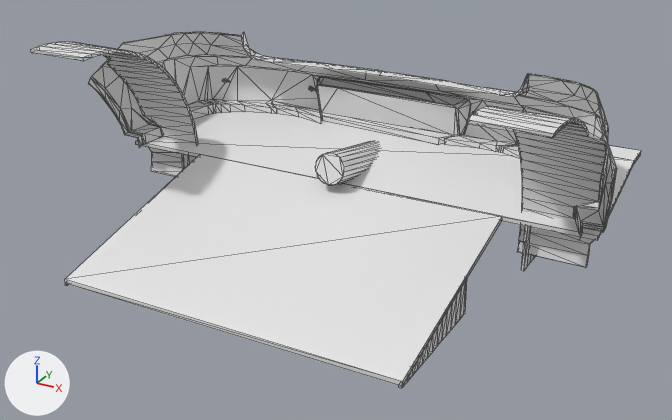
Renders of the glTF model public/parts/wendtStrom_rearBumper_trackWild.glb from each side of a commit.
The view is the same before and after, from a camera (50 mm lens) standing at (1.278, -0.685, 1.413) and looking at (0.057, 1.535, 0.302). Every picture has the same lights, and +X, +Y and +Z are marked at lower left. The picture after the commit comes second. Mesh edges are drawn as thin lines. Where no turn or scale is listed for an object, it has been applied to the vertices. Vertices at exactly the same position are counted once.

Names of what the first picture shows: 'rearBumper_trackWild'.
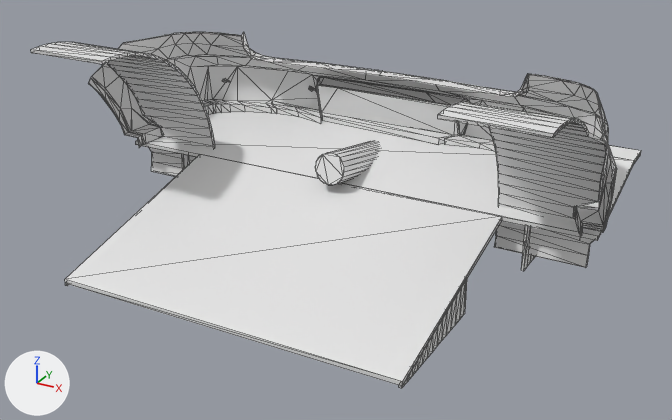
Commit message: Wendt Strom: Track rear bumpers' well liners reach the floor tub

What differs and where, as boxes (x1, y1, x2, y2) in the pictures (672 x 420 px; the box of a moved part takes in the faces that stretch with it):
part 1 of me_wendtstrom_rearbumper_trackwild, moved or reshaped
    before: (467, 106, 606, 268)
    after: (438, 102, 606, 268)
part 2 of me_wendtstrom_rearbumper_trackwild, moved or reshaped
    before: (31, 42, 198, 177)
    after: (31, 42, 215, 177)

The change, as a list of edits to the scene's bpy script:
```text
Change me_wendtstrom_rearbumper_trackwild:
    where me_wendtstrom_rearbumper_trackwild.from_pydata(...)  # 1832 vertices, 3347 faces; spans x -0.85..0.85, y -0.58..0.58, z -0.3..0.3
    used by ob_rearbumper_trackwild; location = (0.0, 1.579, 0.454)
    me_wendtstrom_rearbumper_trackwild part 1: all 50 vertices in x 0.57, y -0.37..0.13, z -0.24..0.3 are moved by (-0.07, 0.0, 0.0)
    me_wendtstrom_rearbumper_trackwild part 2: all 50 vertices in x -0.57, y -0.37..0.13, z -0.24..0.3 are moved by (0.07, 0.0, 0.0)
```
